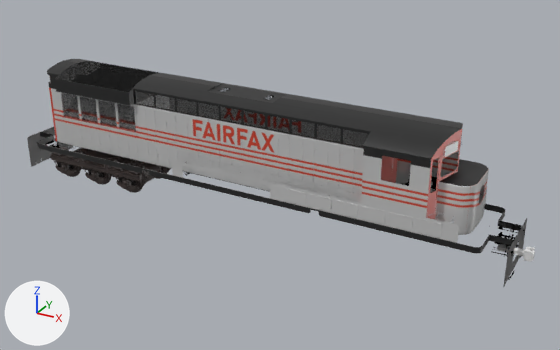
One commit to the Blender file 1AE-3500/blend/1AE-3500 (export).blend: the scene before it, then after it.
Both versions are drawn from a 50 mm lens placed at (19.55, -21.75, 12.68), pointed at (7.46, 0.25, 1.69). Every picture has the same lights, and +X, +Y and +Z are marked at lower left.

Names of what the first picture shows: 'Body', 'BodyGrating', 'Bogie'.
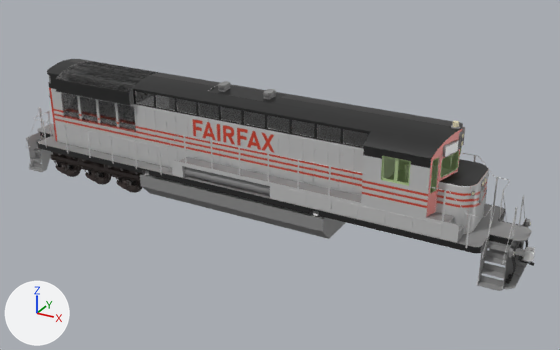
Changed parts and their boxes [x1, y1, x2, y2] in the pictures (560 x 350 px):
'Body', reshaped: before [27, 59, 527, 288]; after [26, 59, 535, 291]
part 1 of me_cube_052, added: after [430, 158, 439, 194]
part 2 of me_cube_052, surface changed: after [26, 61, 535, 291]

What the commit changed:
me_cube_052 is used by ob_body; location (6.3, 0.0, 0.14).
me_cube_052 had 12211 vertices, 9528 faces and spanned x -10.1..10.1, y -1.6..1.6, z 0.2..4.7.
me_cube_052 now has 12415 vertices, 9730 faces and spans x -10.1..10.1, y -1.6..1.6, z 0.2..4.7.
me_cube_052 part 1: a new loose piece of 16 vertices spanning x 7.1..7.2, y -1.4..-1.1, z 2.8..3.9, in mat_material (picture img_template_png).
me_cube_052 part 2: 7610 kept faces spanning x -10.1..10.1, y -1.6..1.6, z 0.2..4.7 get new texture (UV) coordinates.
